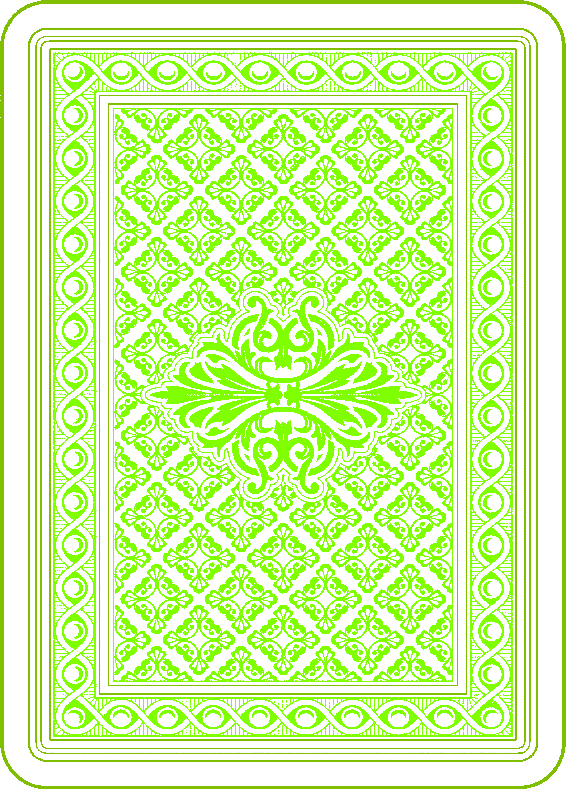
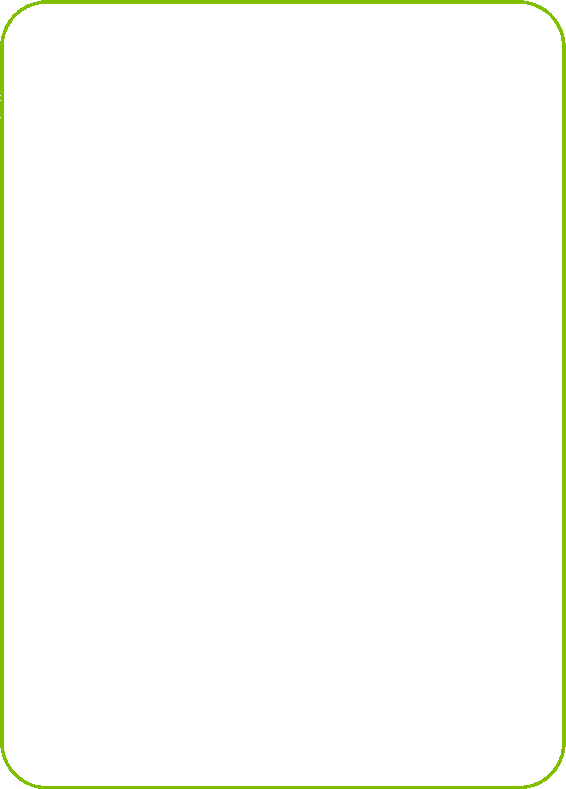
Comparing the layer stacks of the two 566×789 images. Changes:
renamed "Calque copié #1" to "cadre externe", painted on it over [0, 0, 566, 789]
hid "Calque copié" over [0, 0, 566, 789]
